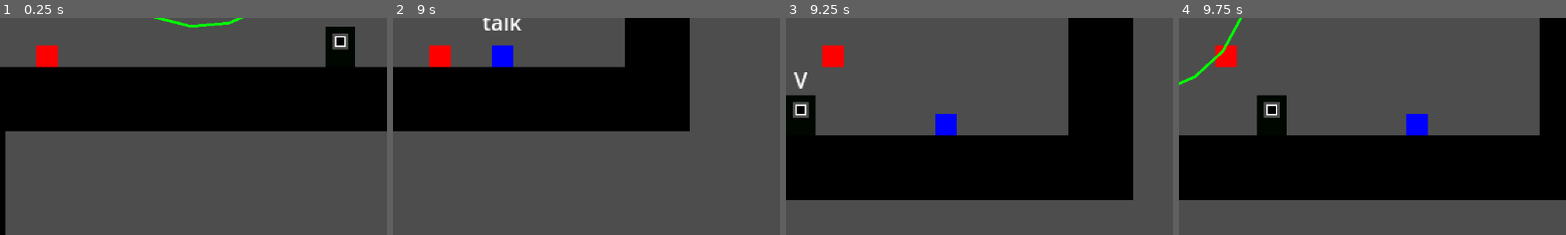
Above: before the commit, frames 1-4 (left to right).
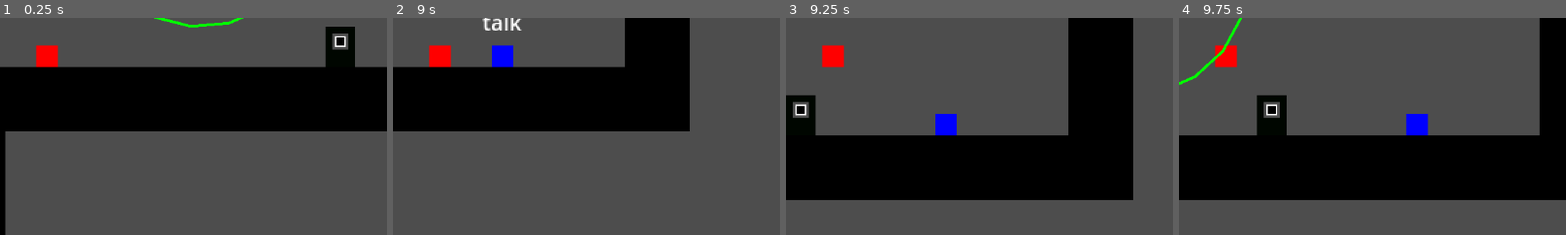
Above: after the commit, the same moments.

Repository: Lukko-Digital/upwell
Game: Godot game, scene res://src/main.tscn
Same seed, same stepped clock (60 frames per second), same inputs: the game is played once before the commit and once after it.
Inputs (mouse positions are % of the whole screen's width and height, from its top left):
- Up to frame 1 (0.25 s): no input
- Up to frame 2 (9 s): tap Enter at 0.5 s; move the mouse to (45, 70) at 0.52 s; hold Right mouse button (attract) 0.53-1.28 s; hold D (right) 0.53-2.03 s; tap Space (jump) at 0.77, 1.52, 3.02, 3.77, 4.52, 6.02, 6.77, 7.52 s; move the mouse to (80, 65) at 1.27 s; tap E (interact) at 1.35, 5.85 s; move the mouse to (20, 35) at 2.02 s; press the mouse at (20, 35) at 2.03 s; hold A (left) 2.03-4.28 s; move the mouse to (55, 50) at 2.77 s; release the mouse at (55, 50) at 2.78 s; right-click (55, 50) at 2.85 s; move the mouse to (35, 25) at 3.52 s; hold E (interact) 3.53-4.28 s; move the mouse to (72, 45) at 4.27 s; hold D (right) 4.28-8.03 s; click (72, 45) at 4.35 s; move the mouse to (30, 55) at 5.02 s; hold Right mouse button (attract) 5.03-5.78 s; move the mouse to (60, 28) at 5.77 s; move the mouse to (45, 70) at 6.52 s; press the mouse at (45, 70) at 6.53 s; move the mouse to (80, 65) at 7.27 s; release the mouse at (80, 65) at 7.28 s; right-click (80, 65) at 7.35 s; move the mouse to (20, 35) at 8.02 s; hold E (interact) 8.03-8.78 s; hold A (left) from 8.03 s (still down); move the mouse to (55, 50) at 8.77 s; click (55, 50) at 8.85 s
- Up to frame 3 (9.25 s): keep holding A (left); tap Space (jump) at 9.02 s
- Up to frame 4 (9.75 s): move the mouse to (35, 25) at 9.52 s; release A (left) at 9.53 s; hold D (right) from 9.53 s (still down); hold Right mouse button (attract) from 9.53 s (still down)
The pictures show only the part of the screen within x 44-94%, y 41-91%; the shares and areas given below are measured in that part.

Frames 1-2 are identical in both runs. In frame 3, 0.1% of the frame differs, in the area x 2-6%, y 25-33%; in frame 4, nothing differs.

Commit message:
tweak hitbox size

Diff:
--- a/src/level_elements/clicker_holder.tscn
+++ b/src/level_elements/clicker_holder.tscn
@@ -4,7 +4,7 @@
 [ext_resource type="Script" path="res://src/level_elements/clicker_holder.gd" id="1_rct6y"]
 
 [sub_resource type="CircleShape2D" id="CircleShape2D_eoxif"]
-radius = 37.1214
+radius = 25.02
 
 [node name="ClickerHolder" type="Area2D"]
 collision_layer = 8
